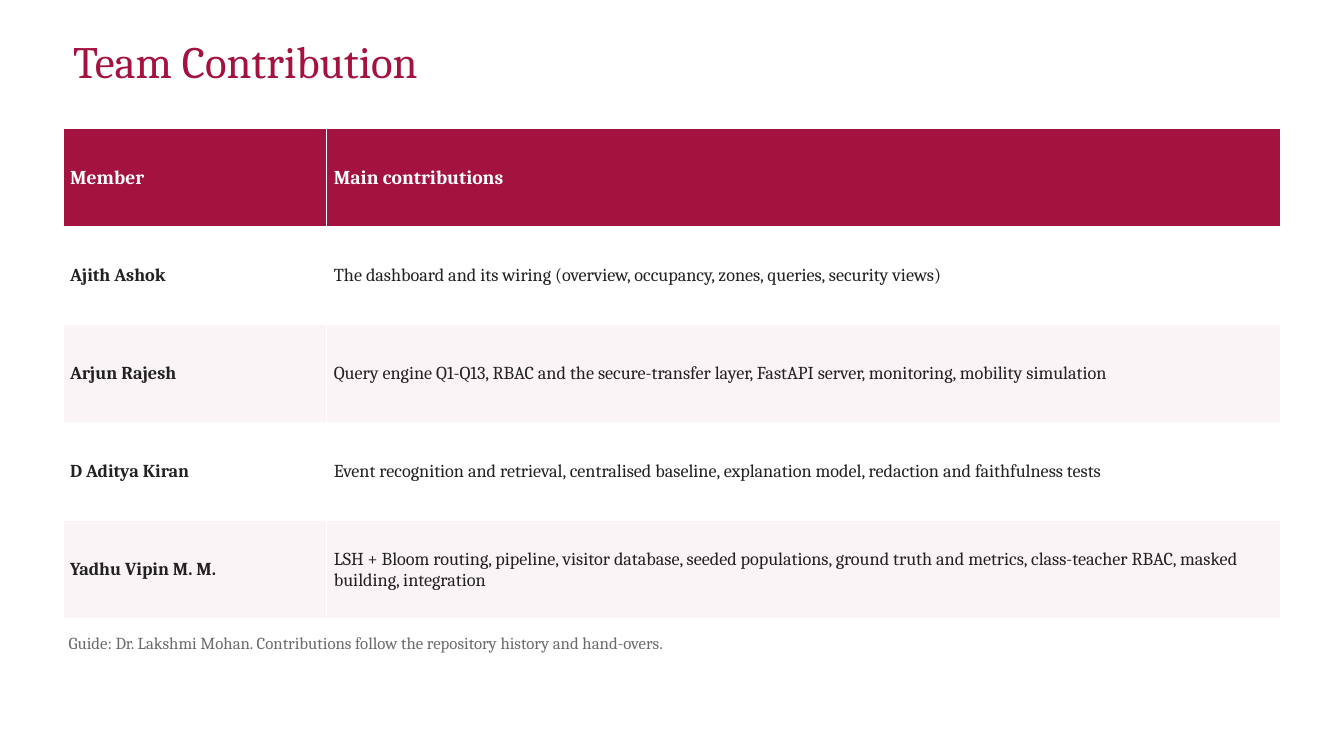
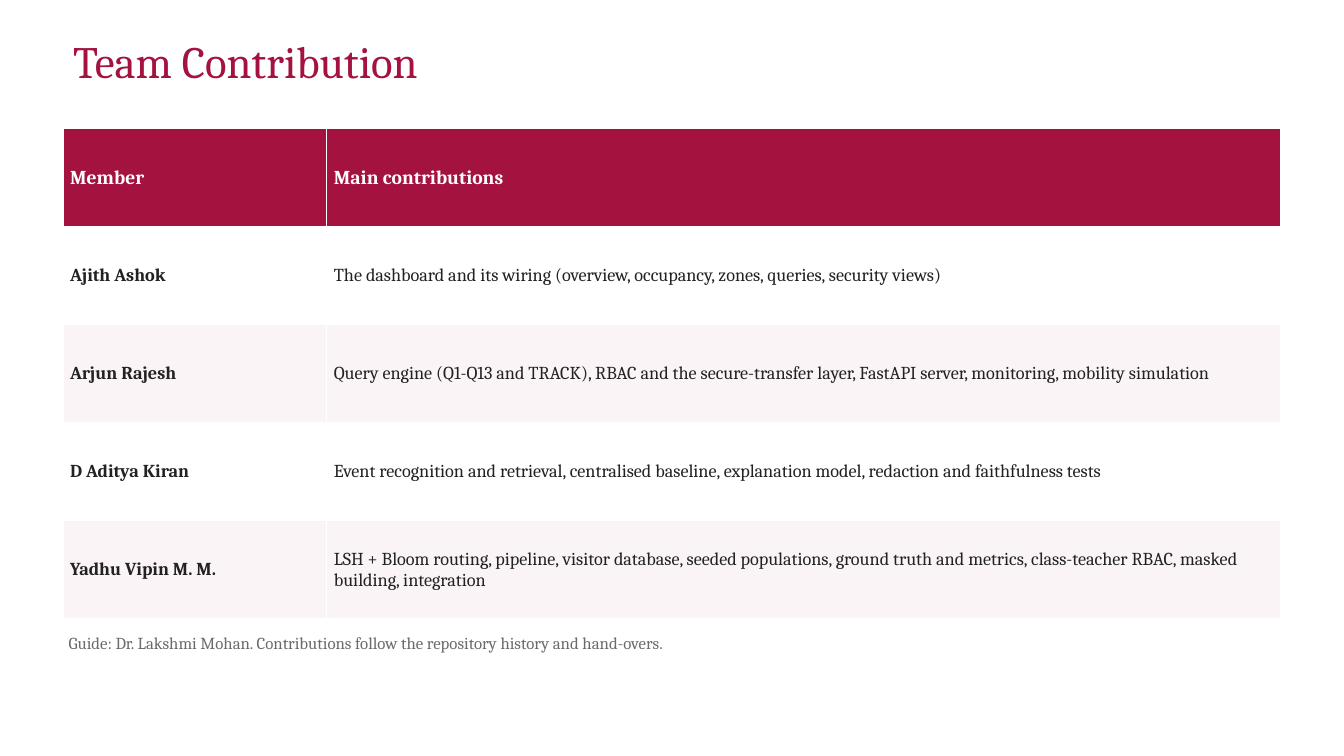
Before and after one commit to yadhu-vipin/Occupant_Tracking_v2, a slide deck: slide 26 of final_review/S7_Final_Review_Group_C3.pptx. Drawn at 1344x756 pixels with LibreOffice and Linux fonts; fonts in the diff are those of the drawing; background and template pictures are left out. Boxes give left, top, right and bottom in pixels: in the first picture for what was removed or moved away, otherwise in the second. Text is boxed around its words. In the diff, an @@ line names an element or a change of style, - is before the commit and + after.

Commit message:
docs: query count is fourteen (Q1-Q13 and TRACK) in the report, deck and dashboard text

```diff
--- a/final_review/S7_Final_Review_Group_C3.pptx
+++ b/final_review/S7_Final_Review_Group_C3.pptx
@@ table at (63,129,1281,619) @@
-row 3, column 2: Query engine Q1-Q13, RBAC and the secure-transfer layer, FastAPI server, monitoring, mobility simulation
+row 3, column 2: Query engine (Q1-Q13 and TRACK), RBAC and the secure-transfer layer, FastAPI server, monitoring, mobility simulation
```
Also in this commit, not shown: 1 other slide changed, 5 other files.
